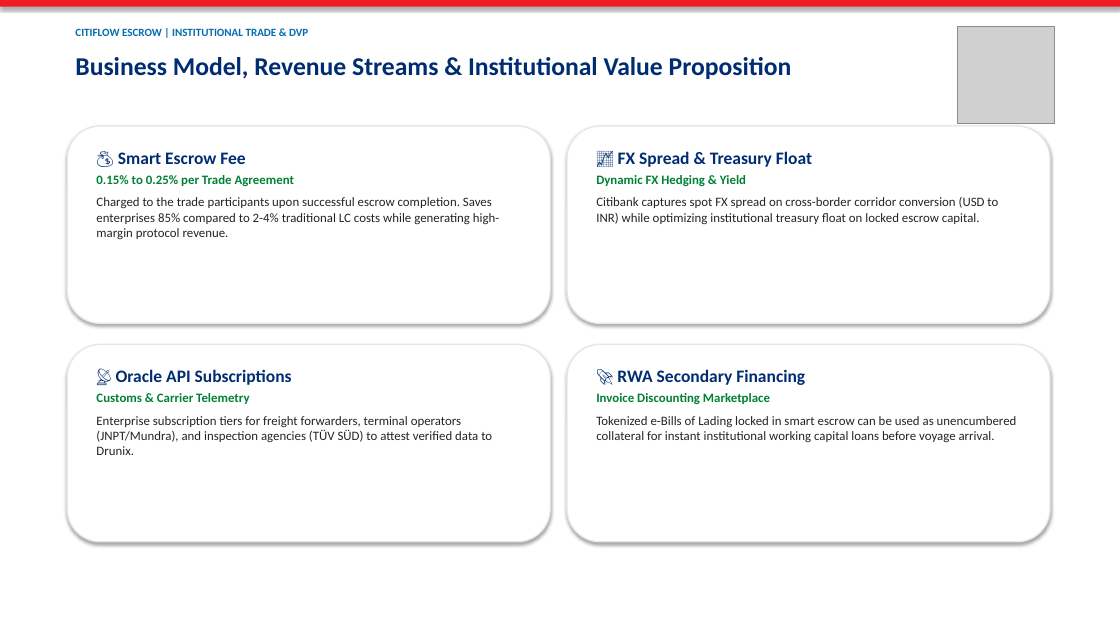
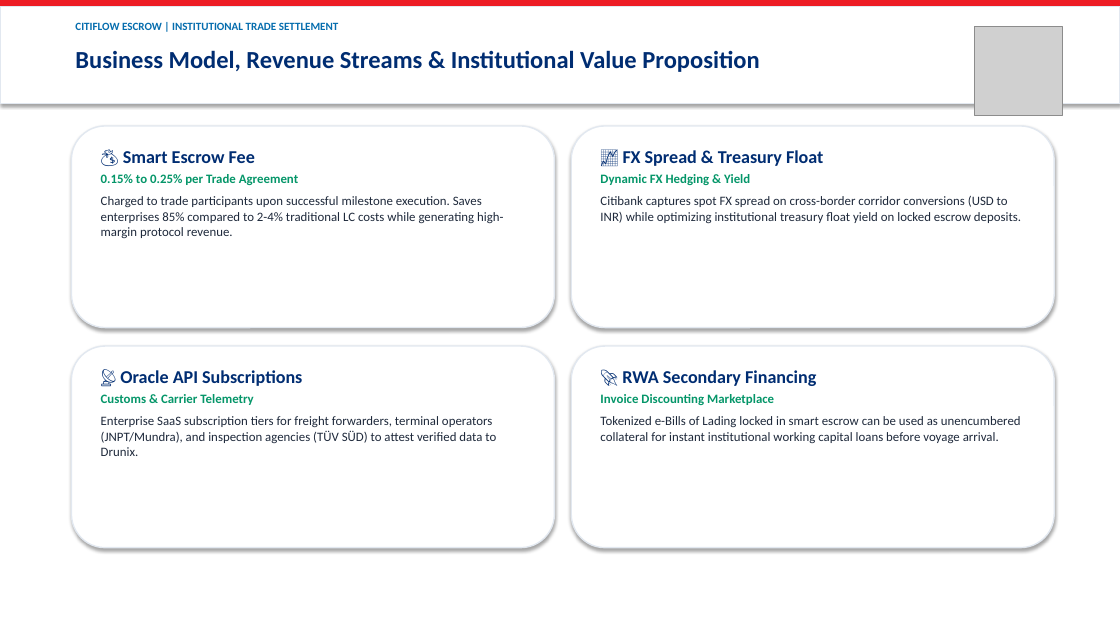
Before and after one commit to utsavv08/Drunix-Remittance-solution, a slide deck: slide 7 of CitiFlow_Escrow_Pitch_Deck.pptx. Drawn at 1120x630 pixels with LibreOffice and Linux fonts; fonts in the diff are those of the drawing; grey boxes stand for pictures. Boxes give left, top, right and bottom in pixels: in the first picture for what was removed or moved away, otherwise in the second. Text is boxed around its words. In the diff, an @@ line names an element or a change of style, - is before the commit and + after.

Commit message:
feat: enhance pitch deck with high-contrast dark NPCI logo and impactful slide layouts

```diff
--- a/CitiFlow_Escrow_Pitch_Deck.pptx
+++ b/CitiFlow_Escrow_Pitch_Deck.pptx
@@ rectangle added at (x1=0, y1=7, x2=1120, y2=103), fill #FFFFFF, outline #E2E8F0 1 pt @@
@@ text at (x1=75, y1=22, x2=339, y2=30): text changed @@
-CITIFLOW ESCROW | INSTITUTIONAL TRADE & DVP
+CITIFLOW ESCROW | INSTITUTIONAL TRADE SETTLEMENT
@@ picture resized from (x1=958, y1=27, x2=1054, y2=124) to (x1=975, y1=27, x2=1063, y2=115) @@
@@ text "Business Model, Revenue Streams & ..." at (x1=75, y1=50, x2=759, y2=72): size 22 to 21 pt @@
@@ rounded rectangle resized from (x1=67, y1=126, x2=550, y2=323) to (x1=71, y1=126, x2=555, y2=328) @@
@@ rounded rectangle resized from (x1=567, y1=126, x2=1050, y2=323) to (x1=571, y1=126, x2=1054, y2=328) @@
@@ text at (x1=101, y1=151, x2=298, y2=185): size 15 to 15.5 pt in "💰 Smart Escrow Fee"; text colour #018136 to #059669 in "0.15% to 0.25% per Trade Agreement" @@
@@ text at (x1=600, y1=150, x2=823, y2=185): size 15 to 15.5 pt in "📈 FX Spread & Treasury Float"; text colour #018136 to #059669 in "Dynamic FX Hedging & Yield" @@
@@ text at (x1=101, y1=196, x2=503, y2=238): text changed; text colour #212529 to #1E293B @@
-Charged to the trade participants upon successful escrow completion. Saves enterprises 85% compared to 2-4% traditional LC costs while generating high-margin protocol revenue.
+Charged to trade participants upon successful milestone execution. Saves enterprises 85% compared to 2-4% traditional LC costs while generating high-margin protocol revenue.
@@ text at (x1=600, y1=196, x2=1021, y2=223): text changed; text colour #212529 to #1E293B @@
-Citibank captures spot FX spread on cross-border corridor conversion (USD to INR) while optimizing institutional treasury float on locked escrow capital.
+Citibank captures spot FX spread on cross-border corridor conversions (USD to INR) while optimizing institutional treasury float yield on locked escrow deposits.
@@ rounded rectangle resized from (x1=67, y1=344, x2=550, y2=542) to (x1=71, y1=346, x2=555, y2=548) @@
@@ rounded rectangle resized from (x1=567, y1=344, x2=1050, y2=542) to (x1=571, y1=346, x2=1054, y2=548) @@
@@ text at (x1=101, y1=370, x2=302, y2=405): size 15 to 15.5 pt in "📡 Oracle API Subscriptions"; text colour #018136 to #059669 in "Customs & Carrier Telemetry" @@
@@ text "🚀 RWA Secondary Financing" at (x1=600, y1=370, x2=1021, y2=443): size 15 to 15.5 pt in "🚀 RWA Secondary Financing"; text colour #018136 to #059669 in "Invoice Discounting Marketplace"; text colour #212529 to #1E293B in "Tokenized e-Bills of Lading locked in smart ..." @@
@@ text at (x1=101, y1=416, x2=496, y2=456): text changed; text colour #212529 to #1E293B @@
-Enterprise subscription tiers for freight forwarders, terminal operators (JNPT/Mundra), and inspection agencies (TÜV SÜD) to attest verified data to Drunix.
+Enterprise SaaS subscription tiers for freight forwarders, terminal operators (JNPT/Mundra), and inspection agencies (TÜV SÜD) to attest verified data to Drunix.
```
Also in this commit, not shown: 7 other slides changed, 2 other files.
